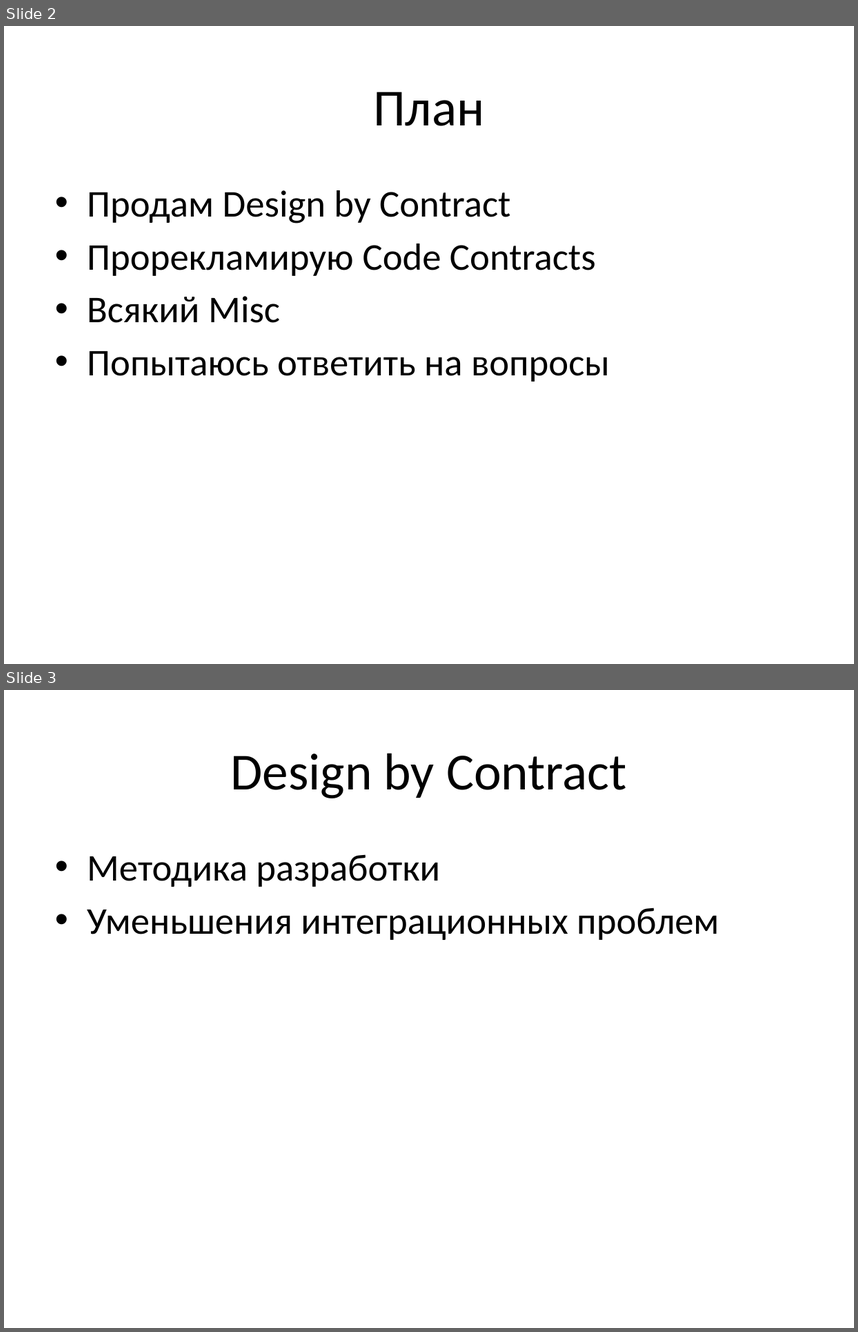
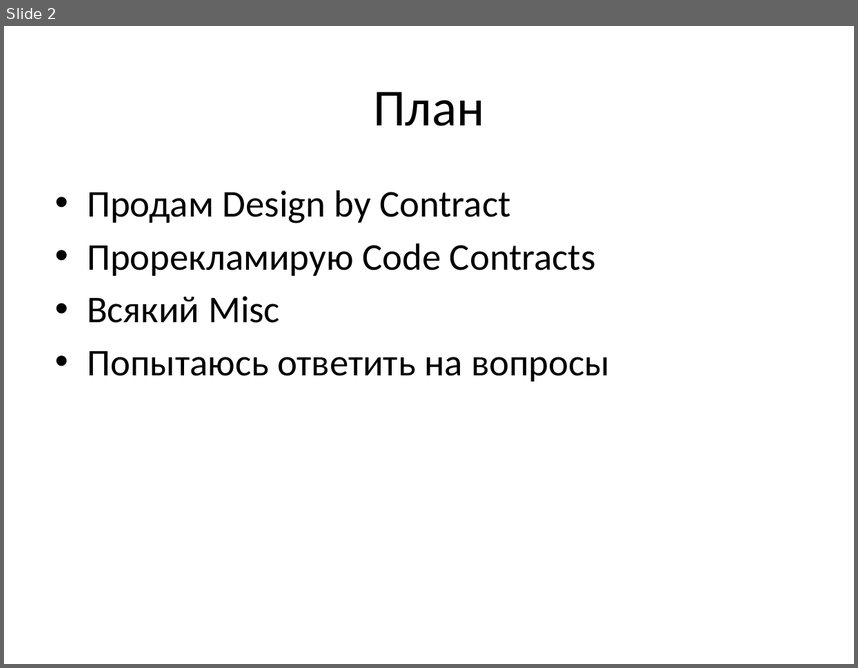
Before and after one commit to chaliy/my_talks, a slide deck: CodeContracts/Code Contracts.pptx. Shown one above the other, each under a label of ours: slides 2 and 3 before the commit, slide 2 after it. The pictures are 858x1332 and 858x668 pixels, drawn with LibreOffice and Linux fonts; fonts in the diff are those of the drawing. Boxes give left, top, right and bottom in pixels: in the first picture for what was removed or moved away, otherwise in the second. Text is boxed around its words. In the diff, an @@ line names an element or a change of style, - is before the commit and + after.

Commit message:
CodeContracts, added added first section

```diff
--- a/CodeContracts/Code Contracts.pptx
+++ b/CodeContracts/Code Contracts.pptx
@@ slide 3 removed at (x1=4, y1=690, x2=854, y2=1328), background #FFFFFF @@
@@ title removed at (x1=230, y1=753, x2=627, y2=798) @@
-Design by Contract
@@ text removed at (x1=87, y1=854, x2=719, y2=940) @@
-• Методика разработки
-• Уменьшения интеграционных проблем
```
Also in this commit, not shown: 8 slides added, 1 other file.
